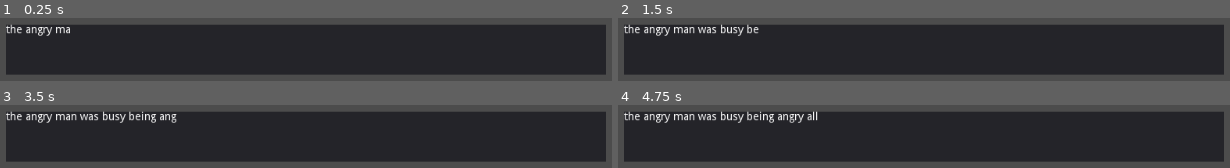
Above: before the commit, frames 1-4 (two rows, left to right).
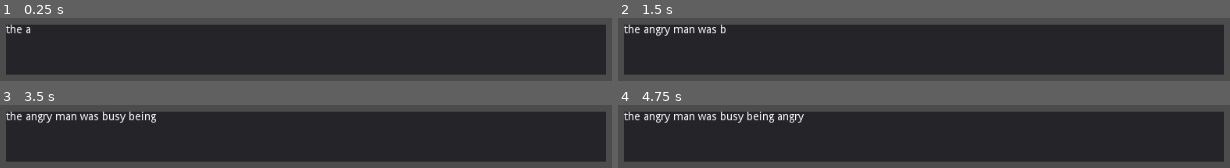
Above: after the commit, the same moments.

Repository: atornity/dialogue-stuff
Game: Godot game, scene res://Scenes/Dialogue.tscn
Same seed, same stepped clock (60 frames per second), same inputs: the game is played once before the commit and once after it.
Inputs:
- Up to frame 1 (0.25 s): no input
- Up to frame 2 (1.5 s): tap Enter at 0.5 s; tap Space at 1.25 s
- Up to frame 3 (3.5 s): tap Enter at 2 s; tap Space at 2.75 s
- Up to frame 4 (4.75 s): tap Enter at 3.5 s; tap Space at 4.25 s

The runs differ from the first frame. In frame 1, 0.5% of the frame differs, in the area x 5-12%, y 14-29%; in frame 2, 0.4%; in frame 3, 0.2%; in frame 4, 0.2%.

Commit message:
added extensive comenting on all things

Diff:
--- a/Scripts/Dialogue.gd
+++ b/Scripts/Dialogue.gd
@@ -1,8 +1,16 @@
 extends Control
 
-onready var dialogueTextLabel = $Panel/DialogueText
 
-var text = "[speed:0.5]the angry man was [pause:0.5][speed:0.1]busy being [pause:1.0][speed:0.05]angry all the [speed:0.03]time.[speed:0.15][pause:0.5] sometimes he was not that angry though[pause:0.5][speed:0.224], which was nice[pause:0.5] for him[pause:0.25] too[pause:0.3] but mostly for the rest of us."
+onready var dialogueTextLabel = $Panel/DialogueText		### this is where the dialogue is displayed :)        it's over there --->
+
+### put your commands in [] and seperate text from value with ":", examples:
+### [pause:10] - stop the dialogue for 10 seconds,
+### [speed:0.01] - makes the text go all slow like this ... so slow ...
+### make new ones at the botom of the script
+var text = "[speed:0.2]the angry man was [pause:0.5][speed:0.1]busy being [pause:1.0][speed:0.05]angry all the [speed:0.03]time.[speed:0.15][pause:0.5] sometimes he was not that angry though[pause:0.5][speed:0.224], which was nice[pause:0.5] for him[pause:0.25] too[pause:0.3] but mostly for the rest of us."
+### above me is the example text, probably replace it and write a system for like, actually advancing the story and stuff
+
+### Index of the latest symbol being rendered to the text box :)
 var currentLetter = 0
 var isRenderingText = true
 
@@ -24,14 +32,14 @@
 			isRenderingText = false		### i don't know why this is here but it's probably important
 
 
-### this stuff work i think but i don't remember how. probably don't worry about it
-func FindCommand(textString, textPositionInt):
+### seperate the command from the rest of the text and send it to the executioner for execution :)
+func FindCommand(textString, textPositionInt):		### textString is the command like this [command:true], textPositionInt is the integer of the first symbol in the command. so like "I went to the store [speed:1000]fastly". textPositionInt would be 21 :)
 	var commandString = ""
 	var p = 0
 
-	for c in textString:
+	for c in textString:	### loops through all the letters in textString
 		if p > textPositionInt:
-			if c == "]" and p > textPositionInt:
+			if c == "]" and p > textPositionInt:	### this means the command is over :)
 				ExecuteCommand(commandString)
 				return p
 				break
